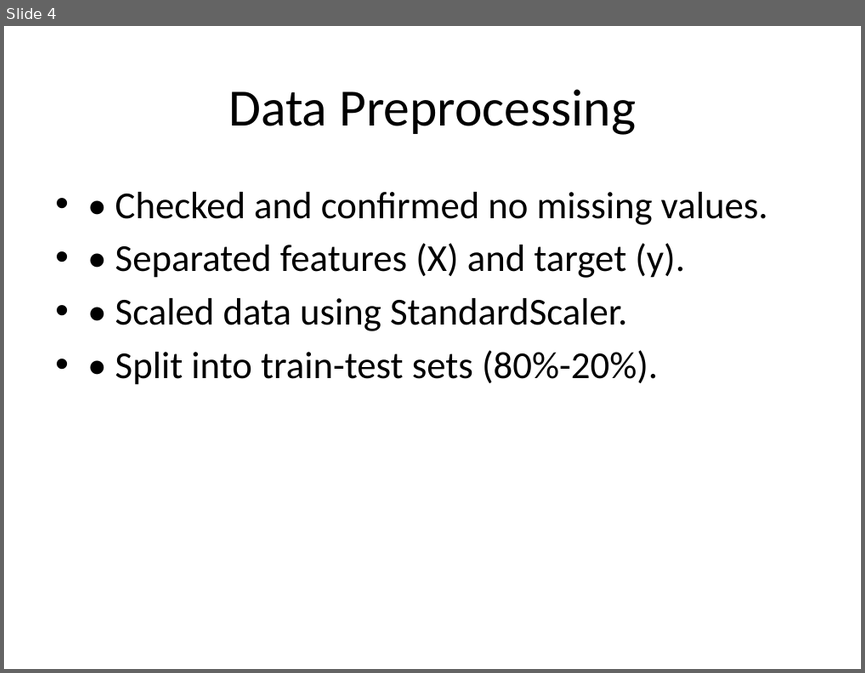
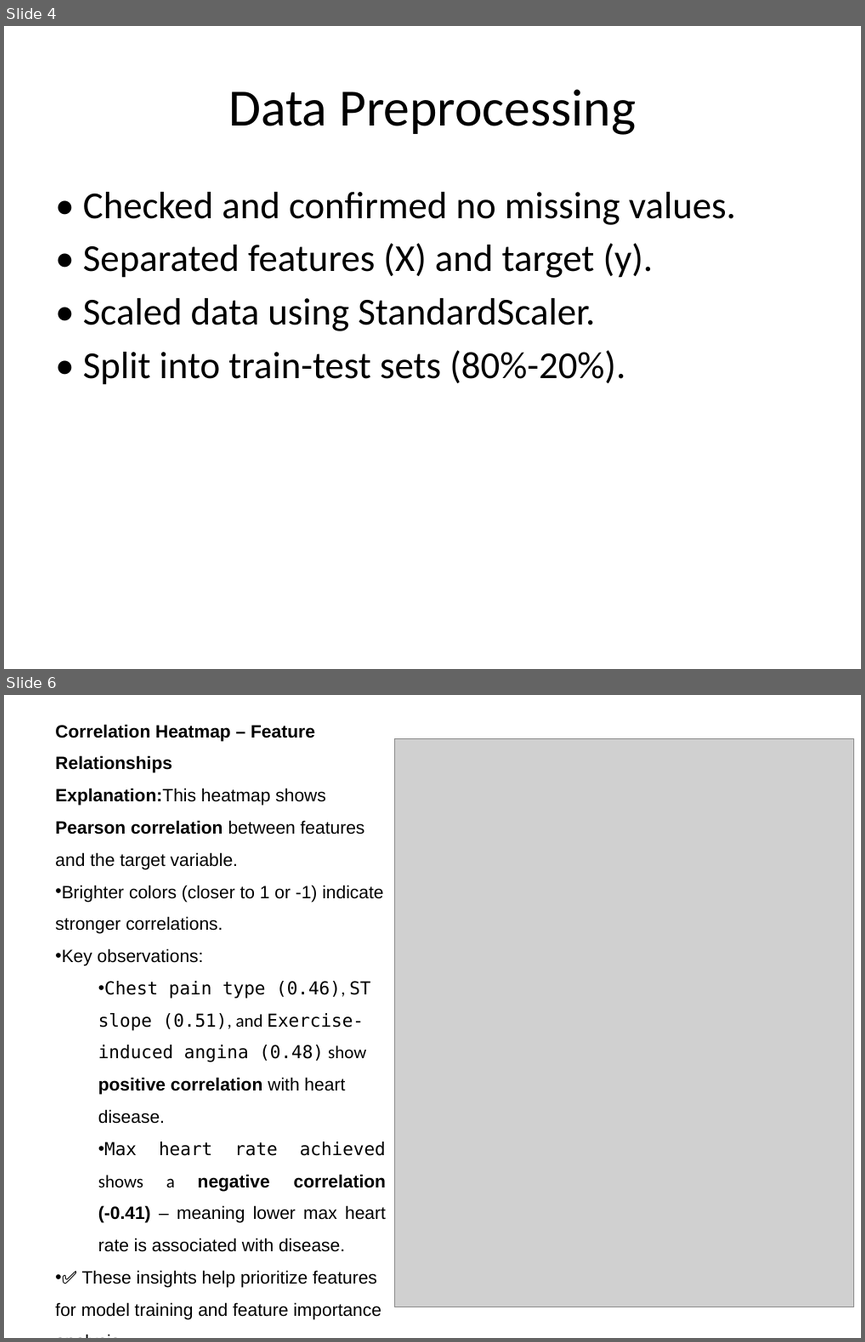
Before and after one commit to NSM1123/heart-disease-prediction, a slide deck: Heart_Disease_Detection_Recreated.pptx. Shown one above the other, each under a label of ours: slide 4 before the commit, slides 4 and 6 after it; the slides between them are not shown. The pictures are 865x673 and 865x1342 pixels, drawn with LibreOffice and Linux fonts; fonts in the diff are those of the drawing; grey boxes stand for pictures. Boxes give left, top, right and bottom in pixels: in the first picture for what was removed or moved away, otherwise in the second. Text is boxed around its words. In the diff, an @@ line names an element or a change of style, - is before the commit and + after.

Commit message:
updated heart disease ppt

```diff
--- a/Heart_Disease_Detection_Recreated.pptx
+++ b/Heart_Disease_Detection_Recreated.pptx
@@ slide 6 added at [4, 695, 861, 1338], background #FFFFFF @@
@@ text added at [55, 724, 386, 1319], 15 pt, text #000000 @@
+Correlation Heatmap – Feature Relationships
+Explanation:This heatmap shows Pearson correlation between features and the target variable.
+• Brighter colors (closer to 1 or -1) indicate stronger correlations.
+• Key observations:
+  • Chest pain type (0.46), ST slope (0.51), and Exercise-induced angina (0.48) show positive correlation with heart disease.
+  • Max heart rate achieved shows a negative correlation (-0.41) – meaning lower max heart rate is associated with disease.
+• ✅ These insights help prioritize features for model training and feature importance analysis.
@@ picture added at [395, 738, 854, 1307] @@
@@ slide 4 changed as well @@
@@ text "• Checked and confirmed no ..." at [83, 192, 736, 385]: bullet • to none @@
```
Also in this commit, not shown: 7 other slides changed, 2 other slides added.
